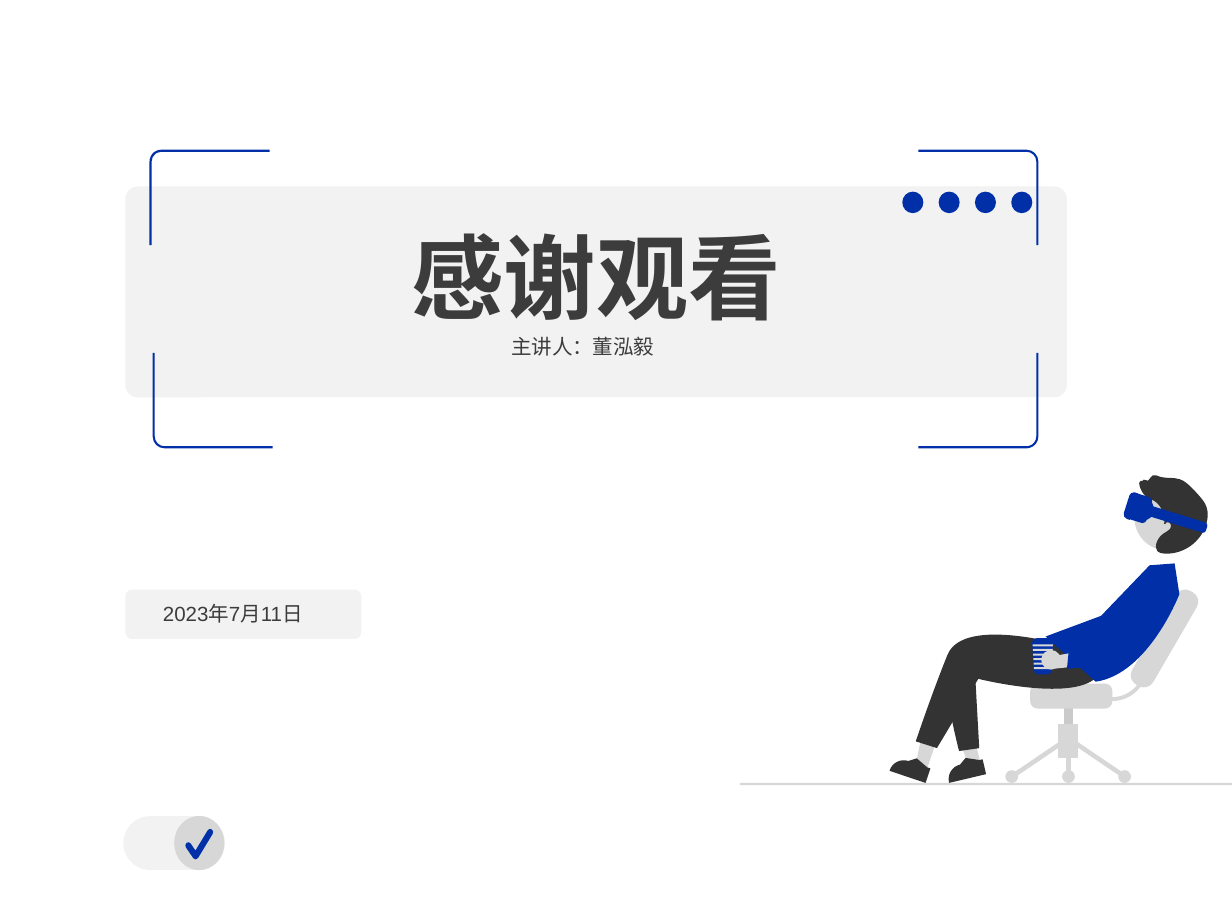
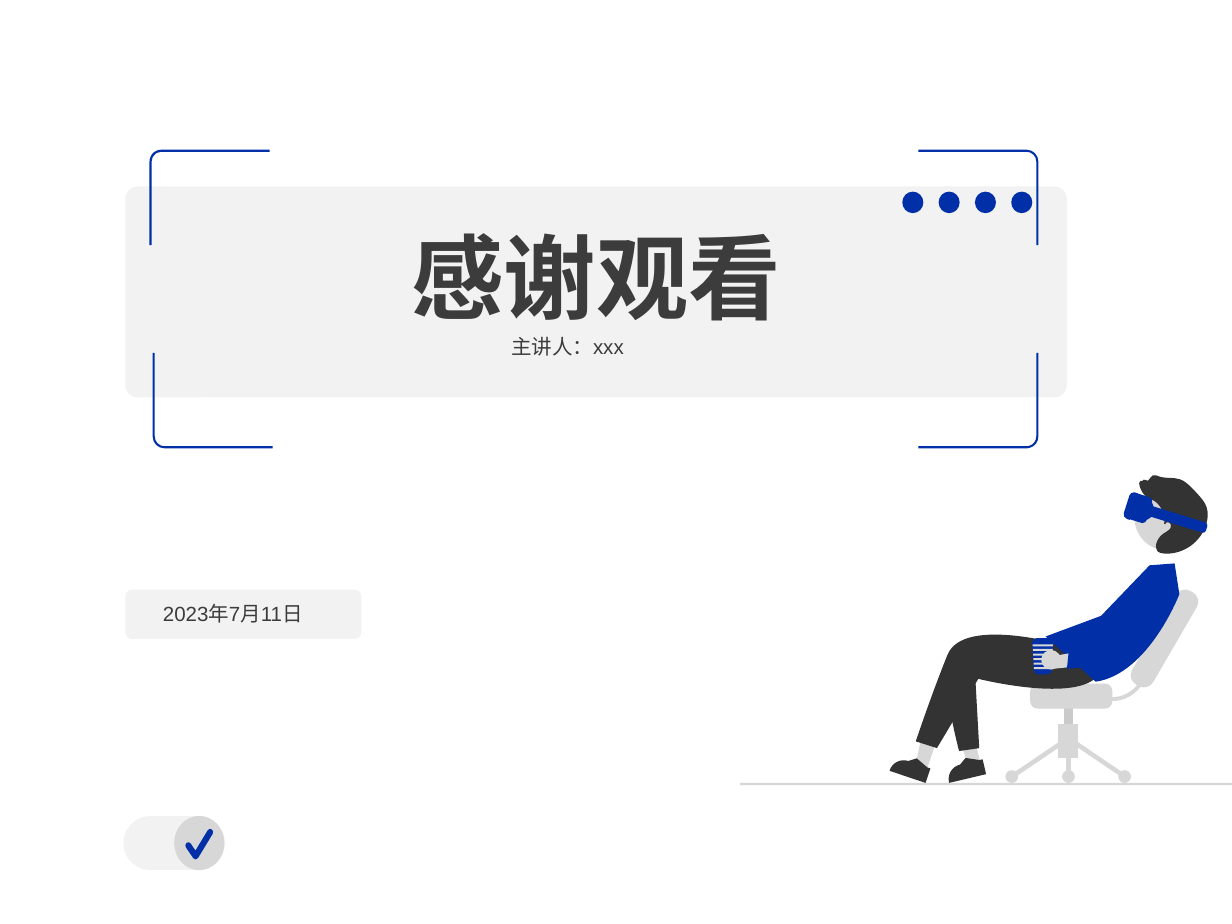
Before and after one commit to cadddddada/Tetris, a slide deck: slide 15 of 开题报告.pptx. Drawn at 1232x924 pixels with LibreOffice and Linux fonts; fonts in the diff are those of the drawing. Boxes give left, top, right and bottom in pixels: in the first picture for what was removed or moved away, otherwise in the second. Text is boxed around its words. In the diff, an @@ line names an element or a change of style, - is before the commit and + after.

```diff
--- a/开题报告.pptx
+++ b/开题报告.pptx
@@ text at <box>511,337,624,356</box>: text changed @@
-主讲人：董泓毅
+主讲人：xxx
```
Also in this commit, not shown: 1 other slide changed.
